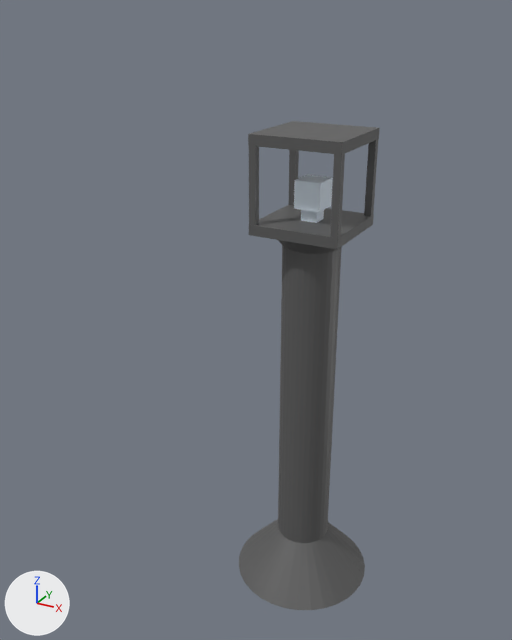
An edit to the FBX model Assets/Nelson/Street Lamp.fbx, drawn before and after from the same camera.
Camera for both pictures: a 50 mm camera at (5.08, -11.35, 11.34) aimed at (-0.48, -1.24, 6.28). Lighting does not change. The marker at lower left points along +X, +Y and +Z. Where no turn or scale is listed for an object, it has been applied to the vertices.

The scene before the commit, as lines of its bpy script (objects in view):
```python
ob_cube = bpy.data.objects.new('Cube', me_cube_001)
ob_cube.location = (0.0, 0.0, 7.78)
ob_cube.scale = (-0.842, -0.842, -0.0962)
ob_cube_001 = bpy.data.objects.new('Cube.001', me_cube_002)
ob_cube_001.location = (0.77, -0.77, 8.47)
ob_cube_001.scale = (0.0653, 0.064, 0.784)
ob_cube_002 = bpy.data.objects.new('Cube.002', me_cube_003)
ob_cube_002.location = (-0.78, -0.77, 8.47)
ob_cube_002.scale = (0.0653, 0.064, 0.784)
ob_cube_003 = bpy.data.objects.new('Cube.003', me_cube_004)
ob_cube_003.location = (0.77, 0.78, 8.47)
ob_cube_004 = bpy.data.objects.new('Cube.004', me_cube_005)
ob_cube_004.location = (-0.77, 0.78, 8.47)
ob_cube_005 = bpy.data.objects.new('Cube.005', me_cube_006)
ob_cube_005.location = (0.0, 0.0, 9.33)
ob_cube_005.scale = (-0.842, -0.842, -0.0962)
ob_cylinder = bpy.data.objects.new('Cylinder', me_cylinder)
ob_cylinder.location = (0.0, 0.0, 0.0)
ob_cylinder_001 = bpy.data.objects.new('Cylinder.001', me_cylinder_001)
ob_cylinder_001.location = (0.0, 0.0, 4.19)
ob_cylinder_002 = bpy.data.objects.new('Cylinder.002', me_cylinder_002)
ob_cylinder_002.location = (0.0, 0.0, 8.41)
# also in view: 'Lightbulb' at (0.0, -0.02, 8.23)
```
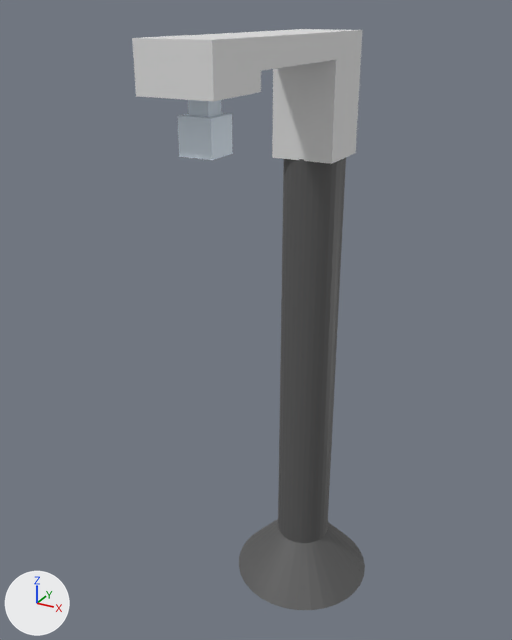
Boxes (x1, y1, x2, y2) around the edits, measured in the pictures (512 x 640 px):
'Cylinder.001', reshaped (6% wider, 29% taller)
    before: (278, 245, 342, 543)
    after: (278, 158, 346, 543)
'Cube', recoloured, moved, rescaled (28% narrower, 202% taller)
    before: (249, 205, 374, 249)
    after: (272, 29, 362, 164)
'Cube.002', recoloured, reshaped, moved, rescaled
    before: (249, 146, 259, 226)
    after: (132, 35, 261, 102)
'Lightbulb', moved, turned
    before: (294, 175, 332, 223)
    after: (177, 100, 233, 160)
'Cube.001', recoloured, reshaped, moved, rescaled
    before: (330, 154, 345, 238)
    after: (203, 31, 340, 71)
'Cube.005', deleted
    before: (248, 121, 380, 155)
'Cube.003', deleted
    before: (364, 140, 378, 216)
'Cube.004', deleted
    before: (288, 150, 299, 206)
'Cylinder.002', deleted
    before: (278, 240, 341, 254)

Patch to the scene script:
```diff
--- a/Assets/Nelson/Street Lamp.fbx.py
+++ b/Assets/Nelson/Street Lamp.fbx.py
@@ me_cylinder_001 @@
 me_cylinder_001.from_pydata(...)  # 64 vertices, 34 faces; spans x -0.54..0.54, y -0.54..0.54, z -3.21..3.21
 # used by ob_cylinder_001; location = (0.0, 0.0, 4.19)
+# me_cylinder_001 part 2: the whole mesh is multiplied about its middle by the matrix ((1.0, 0.0, 0.0), (0.0, 1.0, 0.0), (0.0, 0.0, 1.253)), then moved by (0.0, 0.0, 0.81)
 me_cylinder_001.materials.append(mat_material_006)
@@ me_cube_002 @@
 me_cube_002.from_pydata(...)  # 8 vertices, 6 faces; spans x -1.0..1.0, y -1.0..1.0, z -1.0..1.0
-me_cube_002.materials.append(mat_material_002)  # dark grey #5b5b5b
@@ me_cube_001 @@
 me_cube_001.from_pydata(...)  # 8 vertices, 6 faces; spans x -1.0..1.0, y -1.0..1.0, z -1.0..1.0
 # used by ob_cube; location = (0.0, 0.0, 7.78); scale = (-0.842, -0.842, -0.0962)
-me_cube_001.materials.append(mat_material_007)  # dark grey #5b5b5b
+# me_cube_001 part 1: the whole mesh is scaled about its middle by (0.548, 0.529, 1), then moved by (0.0, 1.03, 0.0)
@@ me_cube_008 @@
+me_cube_008.from_pydata(...)  # a box spanning x -0.54..0.55, y -1.0..2.05, z 0.6..1.0
@@ ob_lightbulb @@
 ob_lightbulb = bpy.data.objects.new('Lightbulb', me_cube_007)
-ob_lightbulb.location = (0.0, -0.02, 8.36)
+ob_lightbulb.location = (0.03, -3.5, 9.85)
+ob_lightbulb.rotation_euler = (-3.142, 0.0, 0.0)  # degrees (-180, 0, 0)
 ob_lightbulb.scale = (0.248, 0.253, 0.253)
@@ ob_cylinder_002 @@
-ob_cylinder_002 = bpy.data.objects.new('Cylinder.002', me_cylinder_002)
-ob_cylinder_002.location = (0.0, 0.0, 8.41)
@@ ob_cube_003 @@
-ob_cube_003 = bpy.data.objects.new('Cube.003', me_cube_004)
-ob_cube_003.location = (0.77, 0.78, 8.47)
@@ ob_cube_001 @@
-ob_cube_001 = bpy.data.objects.new('Cube.001', me_cube_002)
-ob_cube_001.location = (0.77, -0.77, 8.47)
-ob_cube_001.scale = (0.0653, 0.064, 0.784)
+ob_cube_001 = bpy.data.objects.new('Cube.001', me_cube_008)
+ob_cube_001.location = (0.0, -2.51, 10.02)
@@ ob_cube_005 @@
-ob_cube_005 = bpy.data.objects.new('Cube.005', me_cube_006)
-ob_cube_005.location = (0.0, 0.0, 9.33)
-ob_cube_005.scale = (-0.842, -0.842, -0.0962)
@@ ob_cube @@
 ob_cube = bpy.data.objects.new('Cube', me_cube_001)
-ob_cube.location = (0.0, 0.0, 7.78)
-ob_cube.scale = (-0.842, -0.842, -0.0962)
+ob_cube.location = (0.0, -1.03, 10.01)
@@ ob_cube_002 @@
-ob_cube_002 = bpy.data.objects.new('Cube.002', me_cube_003)
-ob_cube_002.location = (-0.78, -0.77, 8.47)
-ob_cube_002.scale = (0.0653, 0.064, 0.784)
+ob_cube_002 = bpy.data.objects.new('Cube.002', me_cube_002)
+ob_cube_002.location = (0.01, -3.57, 10.69)
+ob_cube_002.scale = (0.556, 0.573, 0.33)
@@ ob_cube_004 @@
-ob_cube_004 = bpy.data.objects.new('Cube.004', me_cube_005)
-ob_cube_004.location = (-0.77, 0.78, 8.47)
```
